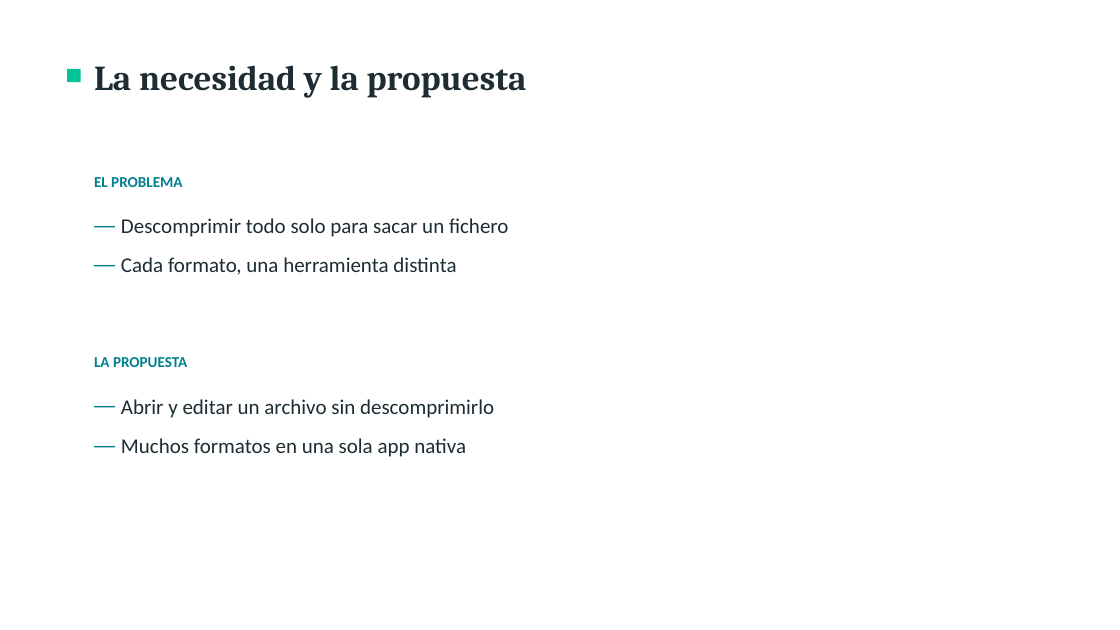
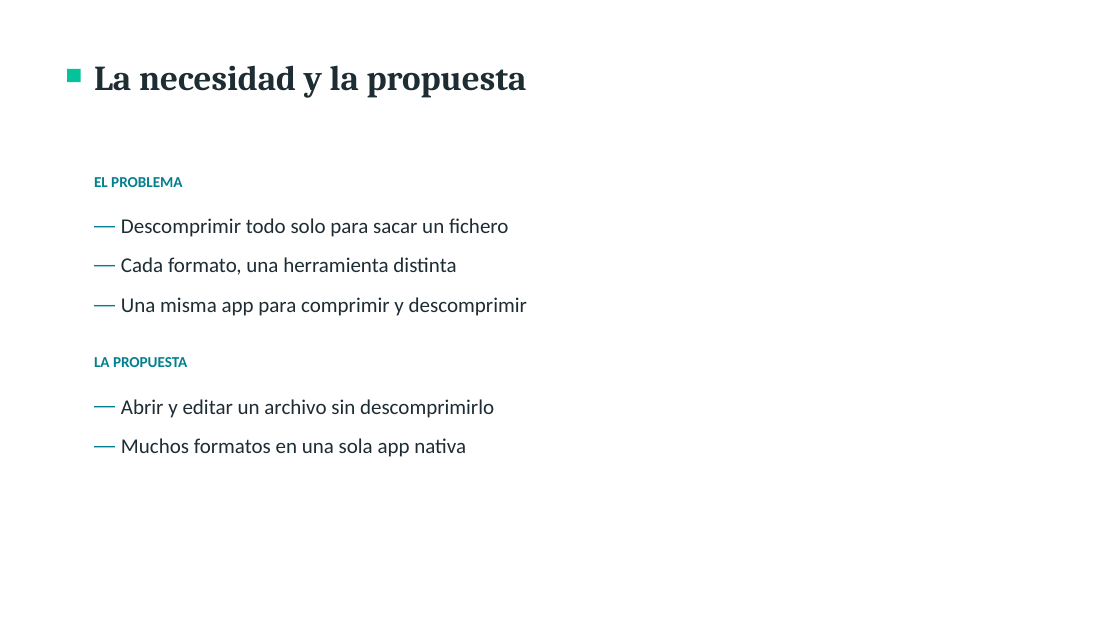
Before and after one commit to kiko-lin/FilePackr, a slide deck: slide 2 of docs/FilePackr-presentacion.pptx. Drawn at 1120x630 pixels with LibreOffice and Linux fonts; fonts in the diff are those of the drawing. Boxes give left, top, right and bottom in pixels: in the first picture for what was removed or moved away, otherwise in the second. Text is boxed around its words. In the diff, an @@ line names an element or a change of style, - is before the commit and + after.

```diff
--- a/docs/FilePackr-presentacion.pptx
+++ b/docs/FilePackr-presentacion.pptx
@@ text at [121,297,527,316]: paragraph added @@
+— Una misma app para comprimir y descomprimir
```
Also in this commit, not shown: 4 other slides changed, 1 slide added, 2 other files.
